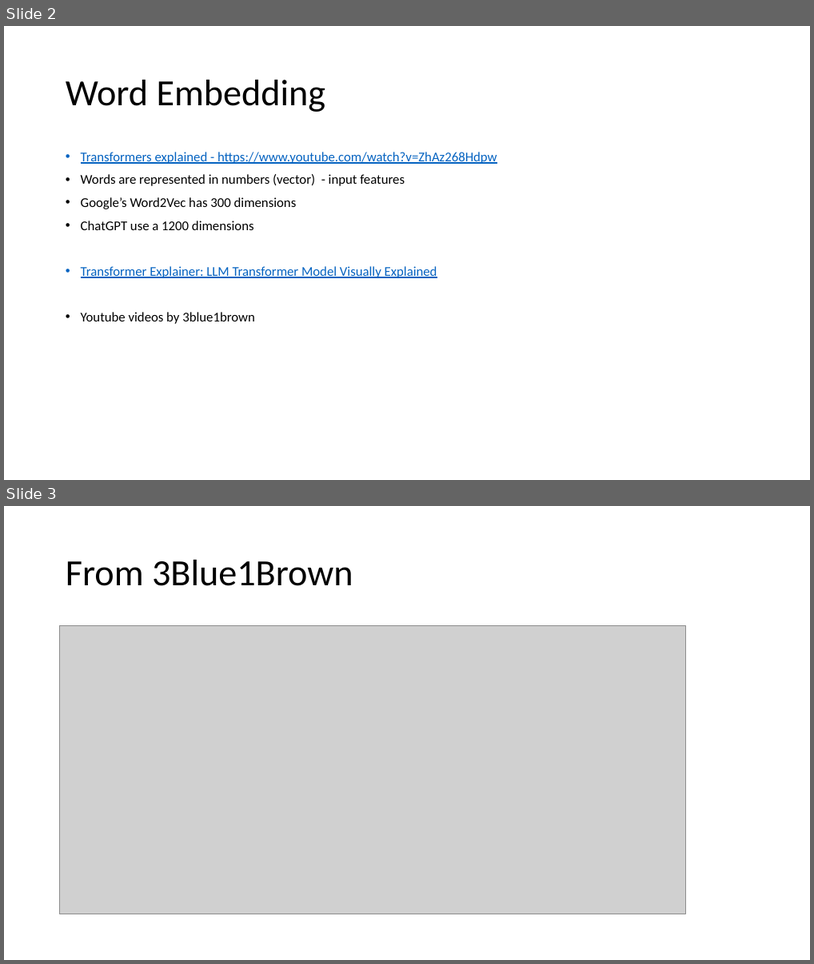
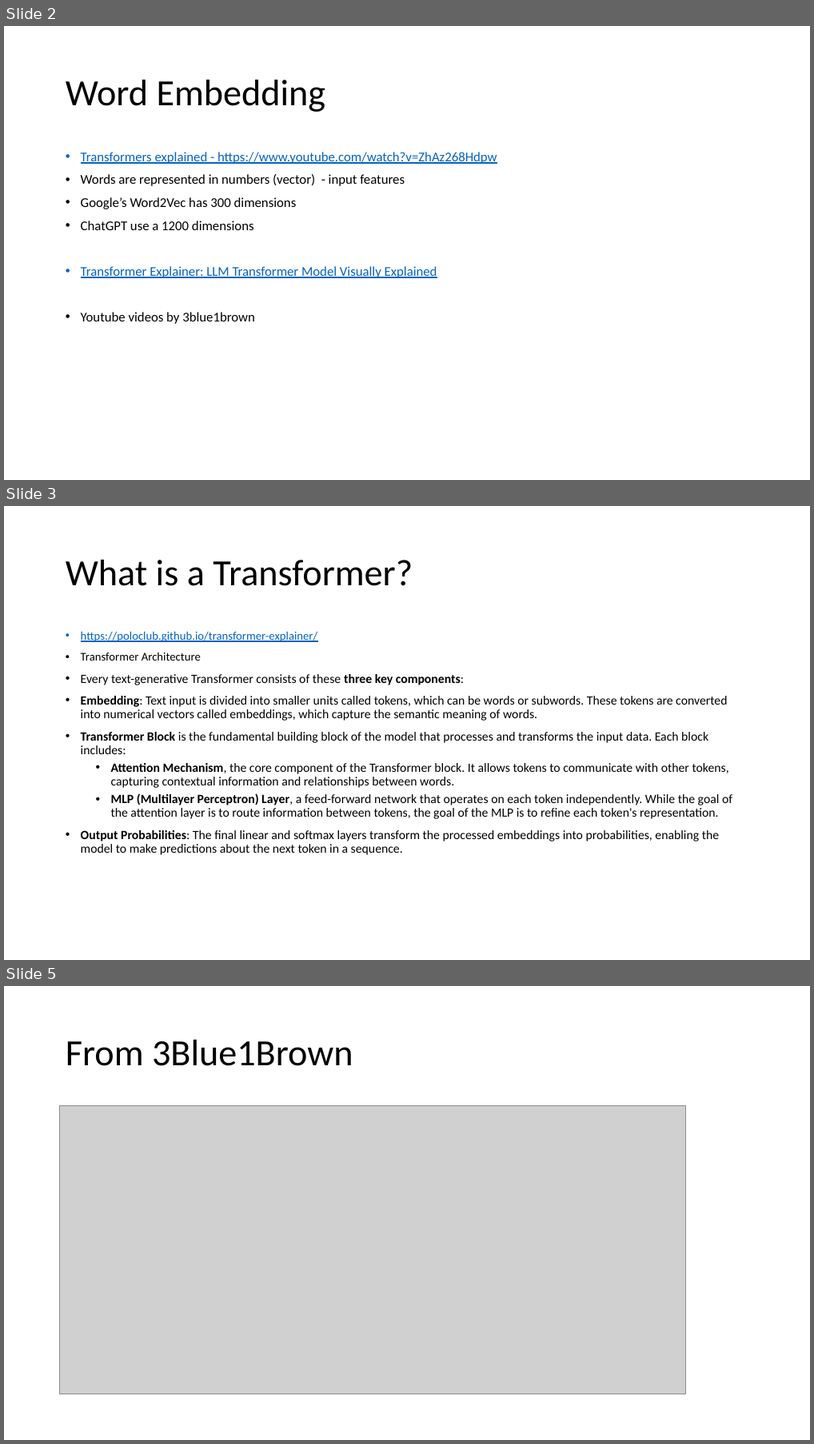
Before and after one commit to marvinxu99/AI_Language, a slide deck: Doc/NN_Transformers.pptx. Shown one above the other, each under a label of ours: slides 2 and 3 before the commit, slides 2, 3 and 5 after it; the slides between them are not shown. The pictures are 814x964 and 814x1444 pixels, drawn with LibreOffice and Linux fonts; fonts in the diff are those of the drawing; grey boxes stand for pictures. Boxes give left, top, right and bottom in pixels: in the first picture for what was removed or moved away, otherwise in the second. Text is boxed around its words. In the diff, an @@ line names an element or a change of style, - is before the commit and + after.

```diff
--- a/Doc/NN_Transformers.pptx
+++ b/Doc/NN_Transformers.pptx
@@ slide 3 added at (4, 506, 810, 960), background #FFFFFF @@
@@ title added at (66, 560, 413, 586), 44 pt, text #000000 @@
+What is a Transformer?
@@ text added at (81, 631, 733, 855), 15 pt, text #000000 @@
+• https://poloclub.github.io/transformer-explainer/
+• Transformer Architecture
+• Every text-generative Transformer consists of these three key components:
+• Embedding: Text input is divided into smaller units called tokens, which can be words or subwords. These tokens are converted into numerical vectors called embeddings, which capture the semantic meaning of words.
+• Transformer Block is the fundamental building block of the model that processes and transforms the input data. Each block includes:
+  • Attention Mechanism, the core component of the Transformer block. It allows tokens to communicate with other tokens, capturing contextual information and relationships between words.
+  • MLP (Multilayer Perceptron) Layer, a feed-forward network that operates on each token independently. While the goal of the attention layer is to route information between tokens, the goal of the MLP is to refine each token's representation.
+• Output Probabilities: The final linear and softmax layers transform the processed embeddings into probabilities, enabling the model to make predictions about the next token in a sequence.
@@ what was slide 3 is now slide 5 @@
```
Also in this commit, not shown: 1 other slide added.
